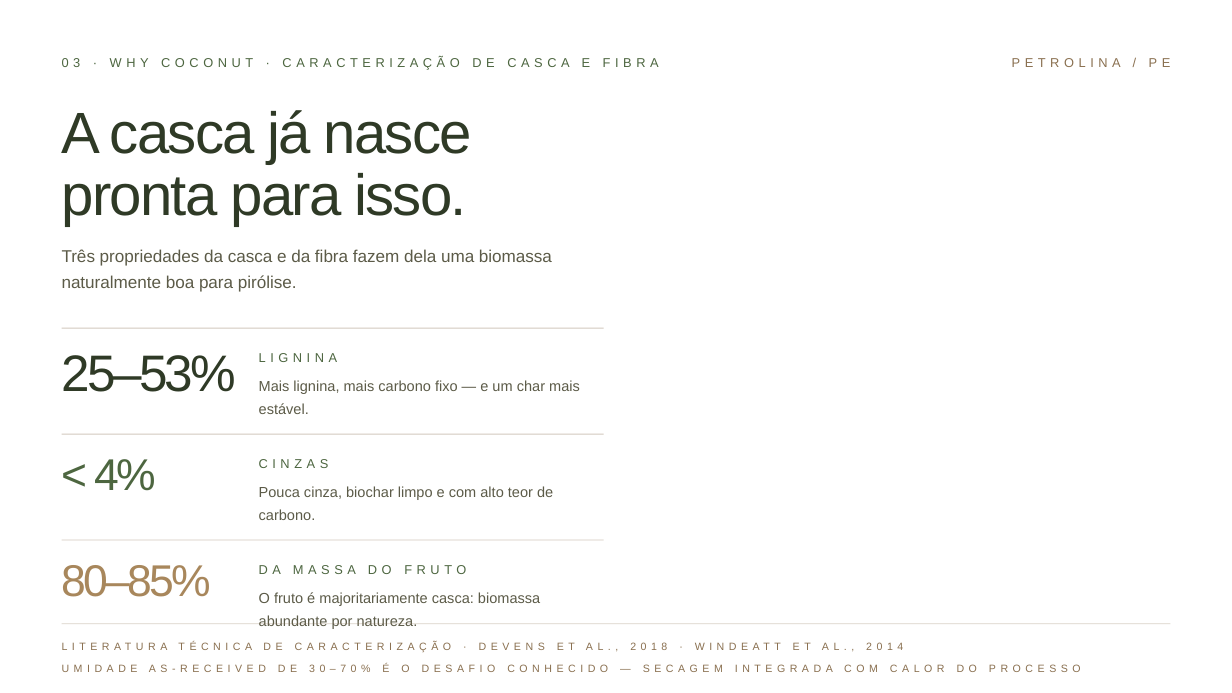
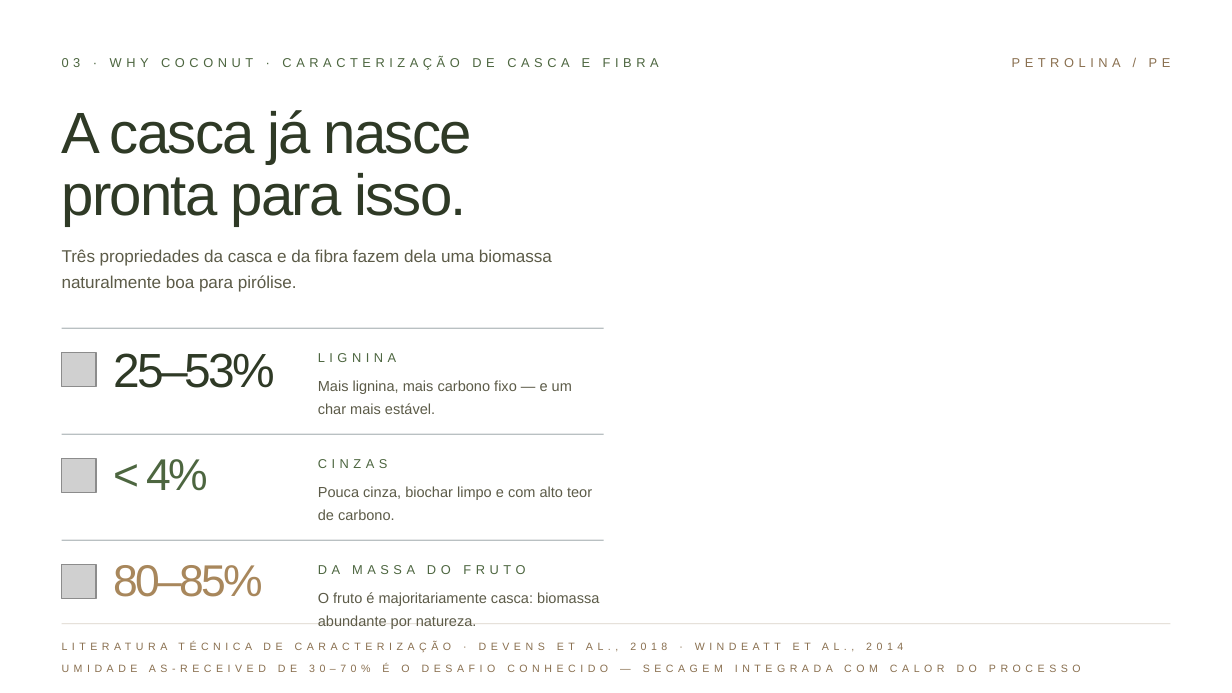
Before and after one commit to lubritto-hub/clipping, a slide deck: slide 3 of deck/pepsico-petrolina-porque.pptx. Drawn at 1232x693 pixels with LibreOffice and Linux fonts; fonts in the diff are those of the drawing; grey boxes stand for pictures; background and template pictures are left out. Boxes give left, top, right and bottom in pixels: in the first picture for what was removed or moved away, otherwise in the second. Text is boxed around its words. In the diff, an @@ line names an element or a change of style, - is before the commit and + after.

```diff
--- a/deck/pepsico-petrolina-porque.pptx
+++ b/deck/pepsico-petrolina-porque.pptx
@@ picture added at (x1=62, y1=352, x2=96, y2=387) @@
@@ text "25–53%" moved from (x1=62, y1=355, x2=237, y2=392) to (x1=113, y1=353, x2=275, y2=388) @@
@@ text "25–53%" at (x1=113, y1=353, x2=275, y2=388): size 30 to 28 pt @@
@@ text "Mais lignina, mais carbono fixo ..." rewrapped from (x1=259, y1=380, x2=580, y2=414) to (x1=318, y1=380, x2=572, y2=414) @@
@@ text "< 4%" moved from (x1=94, y1=459, x2=156, y2=491) to (x1=146, y1=459, x2=208, y2=491) @@
@@ picture added at (x1=62, y1=458, x2=96, y2=493) @@
@@ text "Pouca cinza, biochar limpo e ..." rewrapped from (x1=259, y1=486, x2=553, y2=520) to (x1=318, y1=486, x2=592, y2=520) @@
@@ fill #8A7050 at 38% opacity to #7E8C90 at 54% opacity in 3 elements at (x1=62, y1=328, x2=604, y2=329), (x1=62, y1=434, x2=604, y2=435), (x1=62, y1=540, x2=604, y2=541) @@
@@ picture added at (x1=62, y1=564, x2=96, y2=599) @@
@@ text "80–85%" moved from (x1=62, y1=565, x2=212, y2=597) to (x1=113, y1=565, x2=263, y2=597) @@
@@ 3 texts moved together from (x1=259, y1=353, x2=466, y2=574) to (x1=318, y1=353, x2=525, y2=574) @@
@@ text "O fruto é majoritariamente casca: ..." moved from (x1=259, y1=592, x2=540, y2=629) to (x1=318, y1=592, x2=599, y2=629) @@
```
Also in this commit, not shown: 6 other slides changed, 7 other files.
